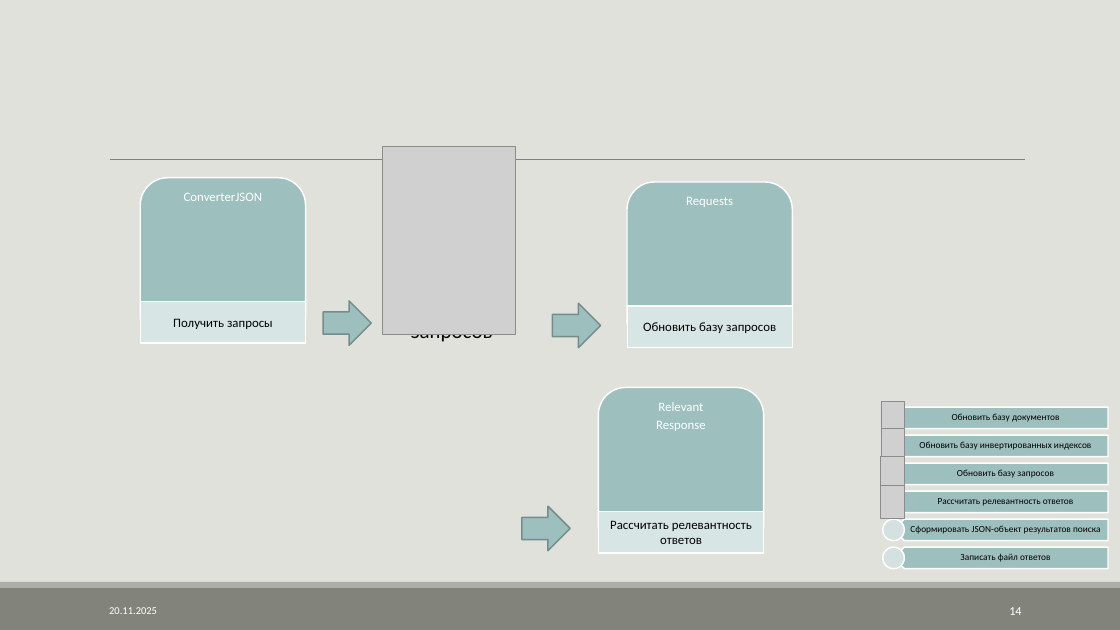
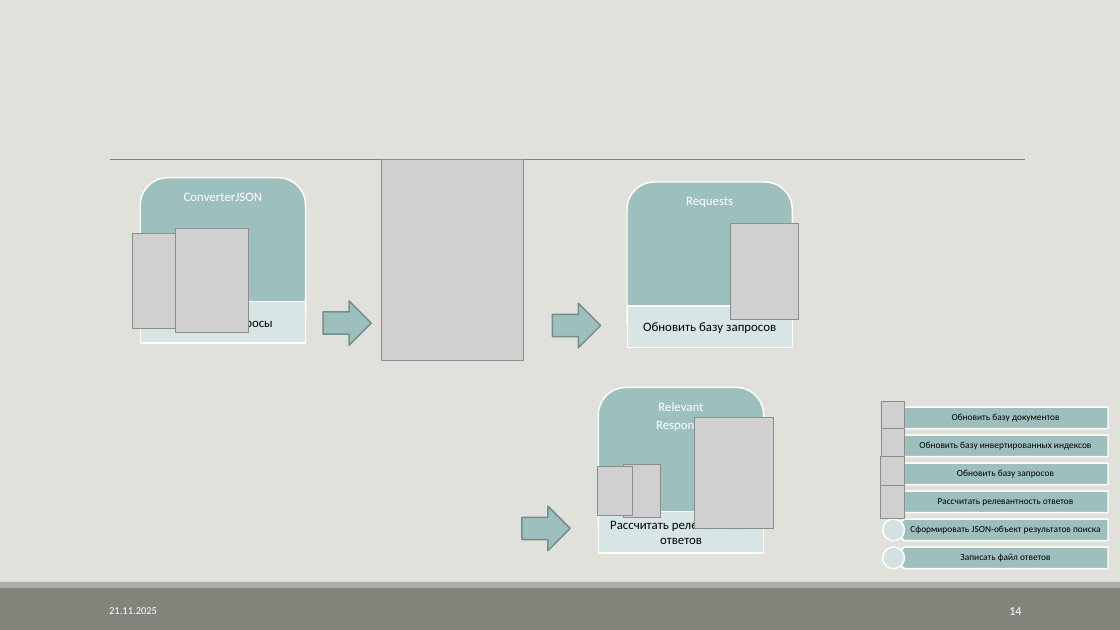
Before and after one commit to AVKazmirchuk/SearchEngine, a slide deck: slide 14 of presentation/защита.pptx. Drawn at 1120x630 pixels with LibreOffice and Linux fonts; fonts in the diff are those of the drawing; grey boxes stand for pictures. Boxes give left, top, right and bottom in pixels: in the first picture for what was removed or moved away, otherwise in the second. Text is boxed around its words. In the diff, an @@ line names an element or a change of style, - is before the commit and + after.

```diff
--- a/presentation/защита.pptx
+++ b/presentation/защита.pptx
@@ picture: place and size @@
-picture at bbox=[382, 146, 516, 334]
+picture at bbox=[381, 160, 524, 361]
@@ picture added at bbox=[132, 233, 199, 328] @@
@@ picture added at bbox=[176, 229, 249, 333] @@
@@ picture added at bbox=[730, 223, 798, 319] @@
@@ text removed at bbox=[411, 334, 493, 342] @@
-Контейнер
-запросов
@@ picture added at bbox=[695, 418, 773, 528] @@
@@ picture added at bbox=[597, 466, 633, 516] @@
@@ picture added at bbox=[623, 465, 660, 517] @@
@@ text at bbox=[109, 607, 157, 614]: text changed @@
-20.11.2025
+21.11.2025
```
Also in this commit, not shown: 20 other slides changed, 15 other files.
